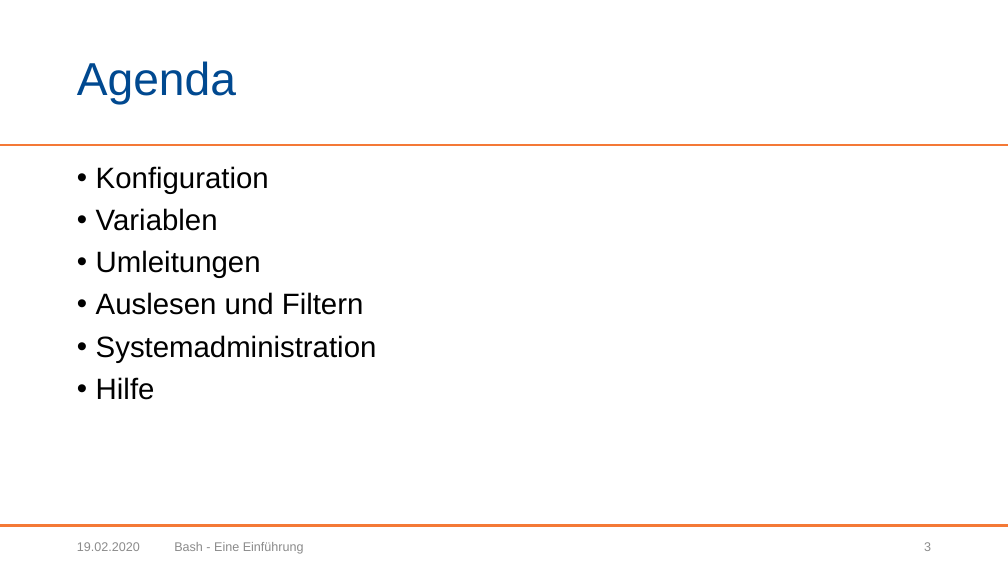
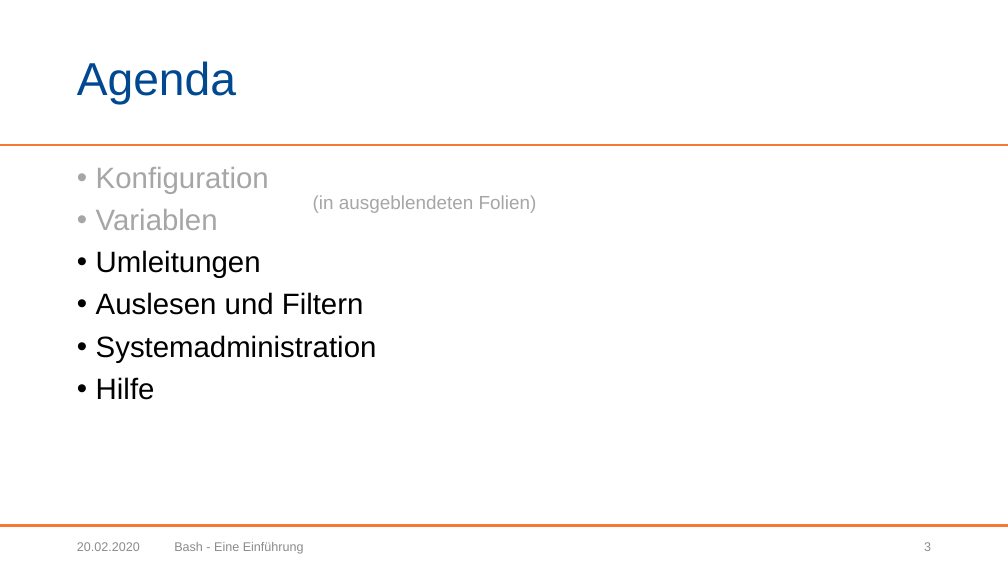
Before and after one commit to BogyMitutoyoCTL/AI-Preparation, a slide deck: slide 3 of presentation/Bash.pptx. Drawn at 1008x567 pixels with LibreOffice and Linux fonts; fonts in the diff are those of the drawing; background and template pictures are left out. Boxes give left, top, right and bottom in pixels: in the first picture for what was removed or moved away, otherwise in the second. Text is boxed around its words. In the diff, an @@ line names an element or a change of style, - is before the commit and + after.

```diff
--- a/presentation/Bash.pptx
+++ b/presentation/Bash.pptx
@@ text at bbox=[96, 167, 269, 230]: text colour #000000 to #A6A6A6 in "Konfiguration", "Variablen" @@
@@ text added at bbox=[313, 195, 537, 213], 18 pt, text #A6A6A6 @@
+(in ausgeblendeten Folien)
@@ text at bbox=[77, 542, 140, 551]: text changed @@
-19.02.2020
+20.02.2020
```
Also in this commit, not shown: 34 other slides changed, 1 slide added, 1 slide removed.
